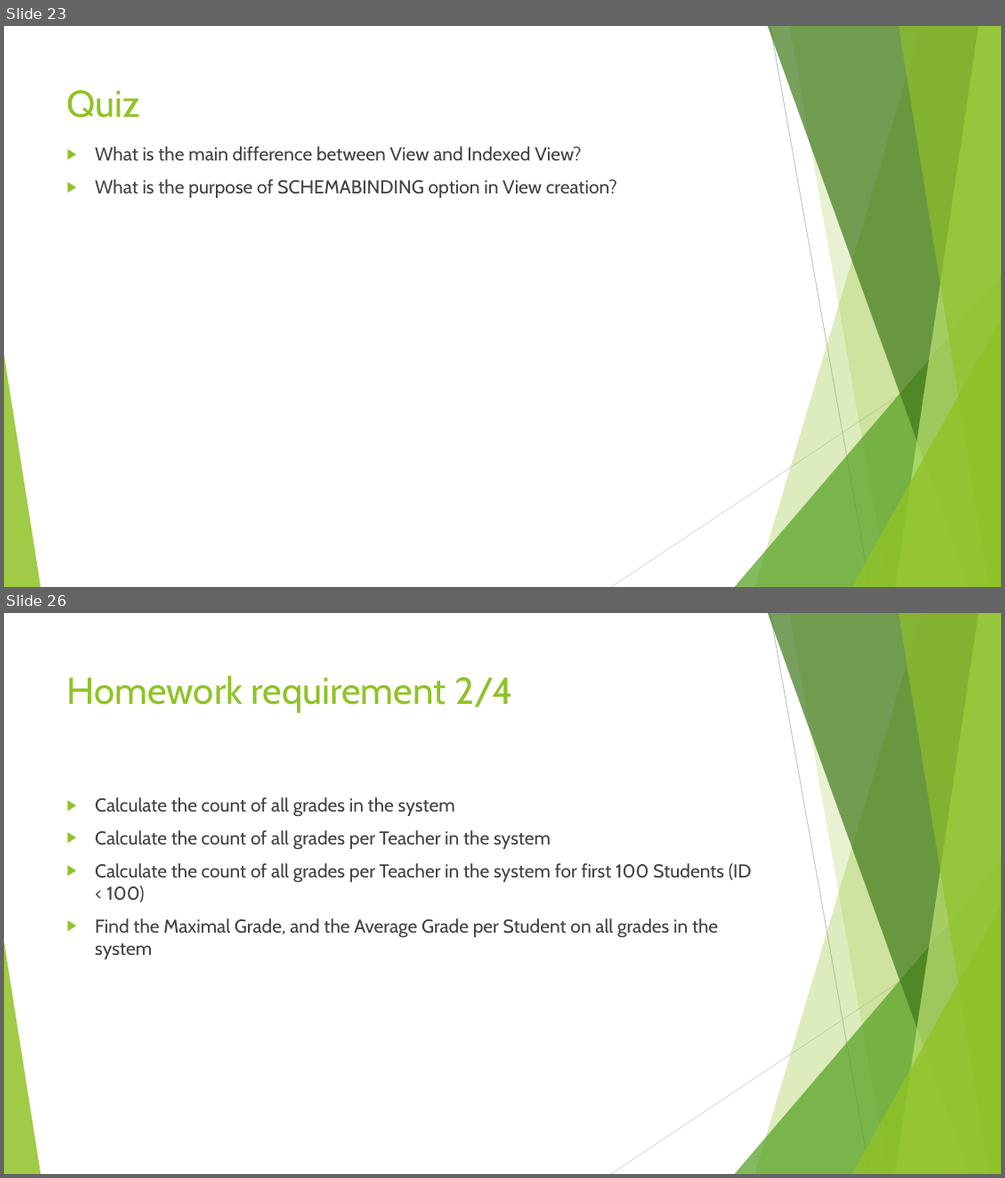
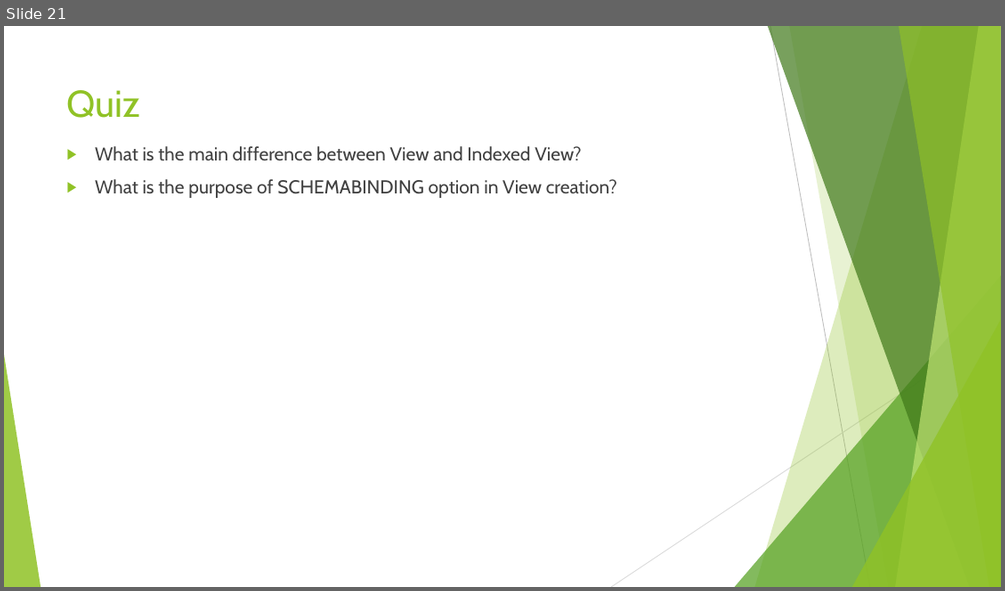
Before and after one commit to sedc-codecademy/sedc7-07-databasedevdesign, a slide deck: g1/Class 3/Presentation/Database Development and Design - Session 3.pptx. Shown one above the other, each under a label of ours: slides 23 and 26 before the commit, slide 21 after it; the slides between them are not shown. The pictures are 1005x1178 and 1005x591 pixels, drawn with LibreOffice and Linux fonts; fonts in the diff are those of the drawing. Boxes give left, top, right and bottom in pixels: in the first picture for what was removed or moved away, otherwise in the second. Text is boxed around its words. In the diff, an @@ line names an element or a change of style, - is before the commit and + after.

```diff
--- a/g1/Class 3/Presentation/Database Development and Design - Session 3.pptx
+++ b/g1/Class 3/Presentation/Database Development and Design - Session 3.pptx
@@ slide 26 removed at (x1=4, y1=613, x2=1001, y2=1174), background #FFFFFF; not listed: 10 template elements that a slide beside it also shows @@
@@ title removed at (x1=67, y1=675, x2=513, y2=713) @@
-Homework requirement 2/4
@@ text removed at (x1=95, y1=797, x2=752, y2=959) @@
-▶ Calculate the count of all grades in the system
-▶ Calculate the count of all grades per Teacher in the system
-▶ Calculate the count of all grades per Teacher in the system for first 100 Students (ID < 100)
-▶ Find the Maximal Grade, and the Average Grade per Student on all grades in the system
@@ what was slide 23 is now slide 21 @@
```
Also in this commit, not shown: 6 other slides removed, 5 other files.
